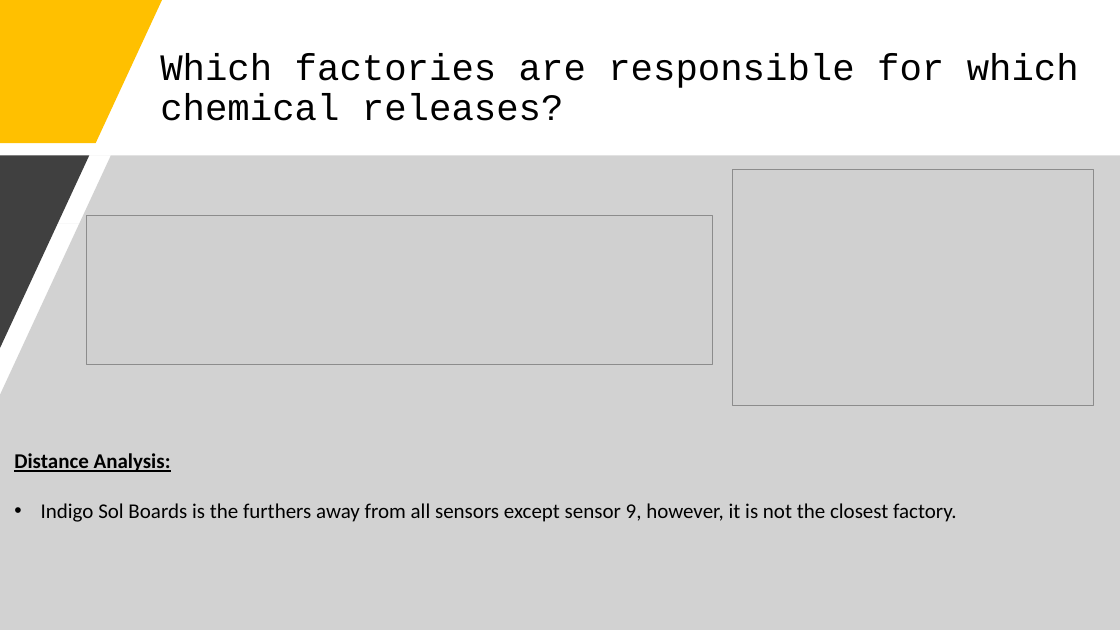
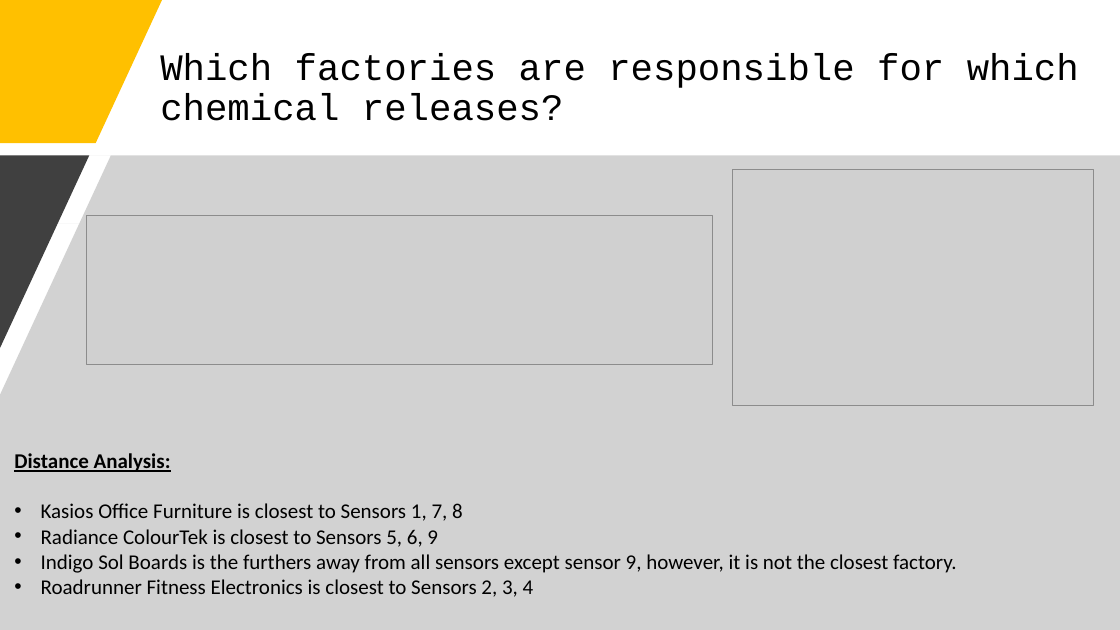
Before and after one commit to j-tice/capstone_final, a slide deck: slide 12 of Capstone Final Project Presentation.pptx. Drawn at 1120x630 pixels with LibreOffice and Linux fonts; fonts in the diff are those of the drawing; grey boxes stand for pictures. Boxes give left, top, right and bottom in pixels: in the first picture for what was removed or moved away, otherwise in the second. Text is boxed around its words. In the diff, an @@ line names an element or a change of style, - is before the commit and + after.

```diff
--- a/Capstone Final Project Presentation.pptx
+++ b/Capstone Final Project Presentation.pptx
@@ text at [41, 503, 463, 547]: paragraphs added @@
+• Kasios Office Furniture is closest to Sensors 1, 7, 8
+• Radiance ColourTek is closest to Sensors 5, 6, 9
@@ text at [41, 579, 534, 597]: paragraph added @@
+• Roadrunner Fitness Electronics is closest to Sensors 2, 3, 4
```
Also in this commit, not shown: 3 other slides changed, 1 slide added, 1 slide removed, 1 other file.
